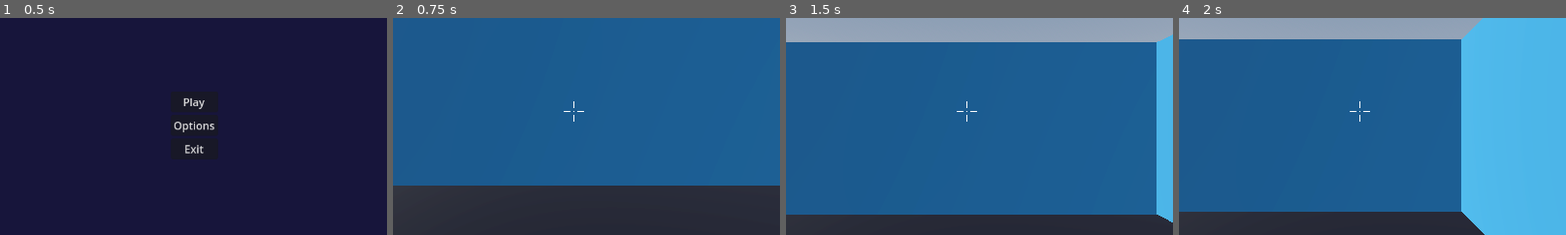
Above: before the commit, frames 1-4 (left to right).
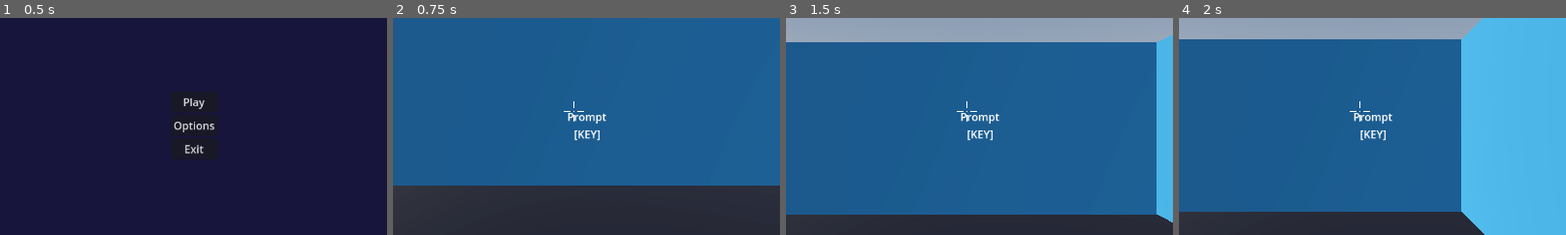
Above: after the commit, the same moments.

Repository: moriartyjk/nova_horizons
Game: Godot game, scene res://scenes/menus/main_menu.tscn
The game is run twice, just before and just after one commit, with the same random seed, the same clock (stepped at 60 frames per second) and the same inputs.
Inputs (mouse positions are % of the whole screen's width and height, from its top left):
- Up to frame 1 (0.5 s): no input
- Up to frame 2 (0.75 s): click "Play" at 0.5 s
- Up to frame 3 (1.5 s): tap Enter (ui_accept) at 1.25 s; move the mouse to (72, 45) at 1.27 s; hold D (move_right) from 1.28 s (still down); click (72, 45) at 1.42 s
- Up to frame 4 (2 s): keep holding D (move_right); tap Enter (ui_accept) at 1.52 s
The pictures show only the part of the screen within x 25-75%, y 25-75%; the shares and areas given below are measured in that part.

Frame 1 is identical in both runs. In frame 2, 0.4% of the frame differs, in the area x 45-56%, y 43-57%; in frame 3, 0.4%; in frame 4, 0.4%.

Commit message:
add 3d ray cast to player character

Diff:
--- /dev/null
+++ b/interact/interact_ray.gd
@@ -0,0 +1,7 @@
+extends RayCast3D
+
+
+func _physics_process(delta: float) -> void:
+
+	if is_colliding():
+		print("Detecting Something")
--- /dev/null
+++ b/interact/interact_ray.tscn
@@ -0,0 +1,20 @@
+[gd_scene load_steps=2 format=3 uid="uid://cbjs0beewawt7"]
+
+[ext_resource type="Script" path="res://interact/interact_ray.gd" id="1_kwjio"]
+
+[node name="InteractRay" type="RayCast3D"]
+target_position = Vector3(0, 0, -4)
+script = ExtResource("1_kwjio")
+
+[node name="Prompt" type="Label" parent="."]
+anchors_preset = 14
+anchor_top = 0.5
+anchor_right = 1.0
+anchor_bottom = 0.5
+offset_top = -11.5
+offset_bottom = 11.5
+grow_horizontal = 2
+grow_vertical = 2
+text = "Prompt
+[KEY]"
+horizontal_alignment = 1
--- a/scenes/robo_drone.tscn
+++ b/scenes/robo_drone.tscn
@@ -1,6 +1,7 @@
-[gd_scene load_steps=5 format=3 uid="uid://ciajsvy2jp62v"]
+[gd_scene load_steps=6 format=3 uid="uid://ciajsvy2jp62v"]
 
 [ext_resource type="Script" path="res://scripts/player.gd" id="1_1lj84"]
+[ext_resource type="PackedScene" uid="uid://cbjs0beewawt7" path="res://interact/interact_ray.tscn" id="2_f1aqj"]
 [ext_resource type="PackedScene" uid="uid://d4soujoi2yl6" path="res://scenes/ui_elements/crosshair.tscn" id="2_yxtwe"]
 
 [sub_resource type="CapsuleMesh" id="CapsuleMesh_d82t7"]
@@ -25,4 +26,6 @@
 
 [node name="Camera3D" type="Camera3D" parent="CharacterBody3D/Neck"]
 
+[node name="InteractRay" parent="CharacterBody3D/Neck" instance=ExtResource("2_f1aqj")]
+
 [node name="Crosshair" parent="." instance=ExtResource("2_yxtwe")]
